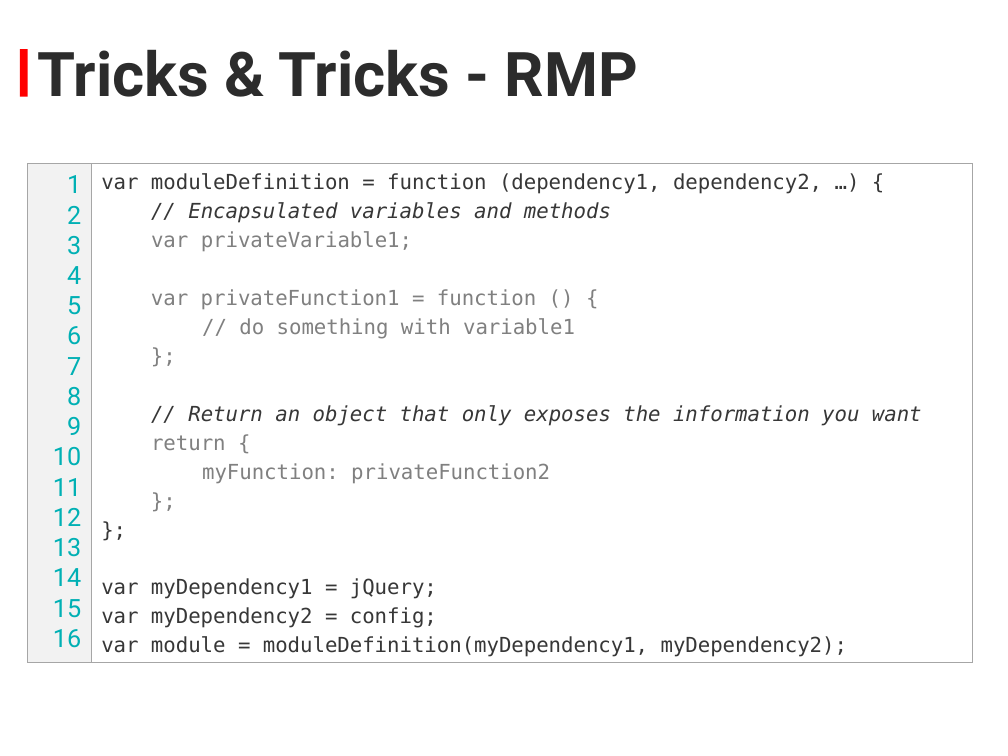
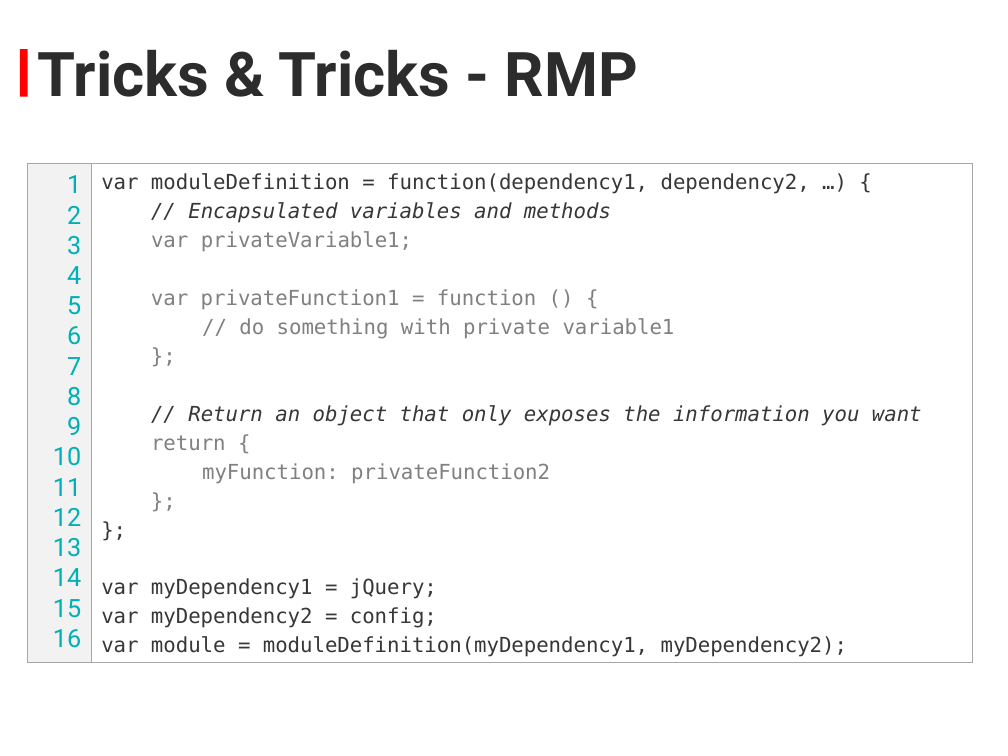
Before and after one commit to KyorCode/Bootcamp2013, a slide deck: slide 6 of Bootcamp_2013_Javascript.pptx. Drawn at 1008x756 pixels with LibreOffice and Linux fonts; fonts in the diff are those of the drawing; background and template pictures are left out. Boxes give left, top, right and bottom in pixels: in the first picture for what was removed or moved away, otherwise in the second. Text is boxed around its words. In the diff, an @@ line names an element or a change of style, - is before the commit and + after.

```diff
--- a/Bootcamp_2013_Javascript.pptx
+++ b/Bootcamp_2013_Javascript.pptx
@@ text at [101, 173, 810, 194]: spaces changed @@
-var moduleDefinition = function (dependency1, dependency2, …) {
+var moduleDefinition = function(dependency1, dependency2, …) {
@@ text at [239, 318, 675, 339]: text changed @@
-// do something with variable1
+// do something with private variable1
```
Also in this commit, not shown: 3 other slides changed, 1 slide added, 3 other files.
